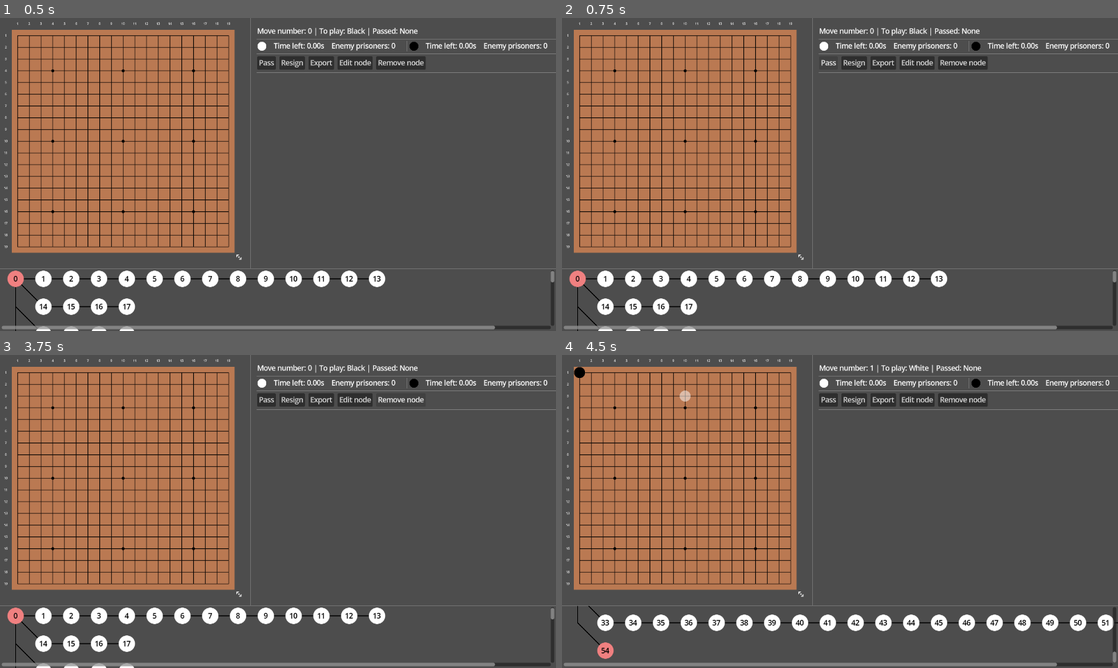
Above: before the commit, frames 1-4 (two rows, left to right).
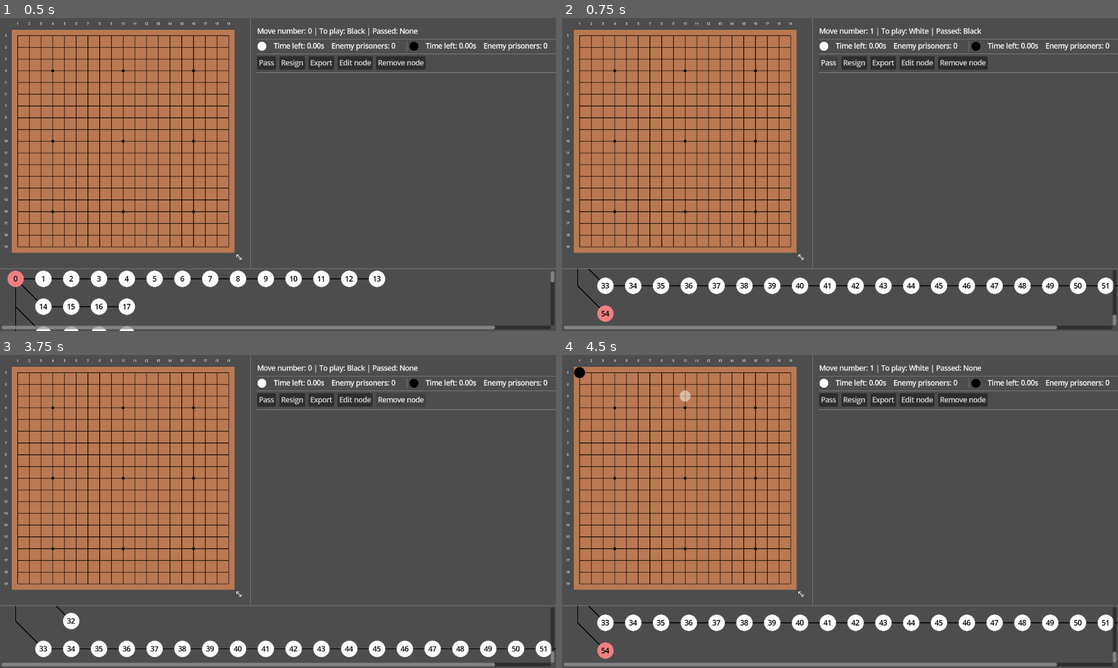
Above: after the commit, the same moments.

Repository: MichalHrbek/gdgo
Game: Godot game, scene res://scenes/main.tscn
The game is run twice, just before and just after one commit, with the same random seed, the same clock (stepped at 60 frames per second) and the same inputs.
Inputs (mouse positions are in pixels of both pictures, inside the frame that each line leads up to):
- Up to frame 1 (0.5 s): no input
- Up to frame 2 (0.75 s): click "Pass" at 0.5 s
- Up to frame 3 (3.75 s): click "Resign" at 1.25 s; click "Export" at 2 s; click "Edit node" at 2.75 s; click "Remove node" at 3.5 s
- Up to frame 4 (4.5 s): tap Enter at 4.25 s; drag from (578, 373) to (895, 442) at 4.27 s

Frame 1 is identical in both runs. In frame 2, 4.2% of the frame differs, in the area x 1-100%, y 3-100%; in frame 3, 4.7%, in the area x 1-100%, y 80-100%; in frame 4, nothing differs.

Commit message:
Fixed regression

Diff:
--- a/scenes/main.tscn
+++ b/scenes/main.tscn
@@ -146,7 +146,7 @@
 script = ExtResource("3_tefeu")
 
 [connection signal="tree_edited" from="CanvasLayer/VBoxContainer/HBoxContainer/MarginContainer/Control/GameBoard" to="CanvasLayer/VBoxContainer/ScrollContainer/SgfTreeVis" method="_on_tree_edited"]
-[connection signal="pressed" from="CanvasLayer/VBoxContainer/HBoxContainer/VBoxContainer/HFlowContainer/Button" to="CanvasLayer/VBoxContainer/HBoxContainer/MarginContainer/Control/GameBoard" method="make_move"]
+[connection signal="pressed" from="CanvasLayer/VBoxContainer/HBoxContainer/VBoxContainer/HFlowContainer/Button" to="CanvasLayer/VBoxContainer/HBoxContainer/MarginContainer/Control/GameBoard" method="make_move" binds= [Vector2i(0, 0)]]
 [connection signal="pressed" from="CanvasLayer/VBoxContainer/HBoxContainer/VBoxContainer/HFlowContainer/Button5" to="CanvasLayer/VBoxContainer/ScrollContainer/SgfTreeVis" method="remove_current_node"]
 [connection signal="state_changed" from="CanvasLayer/VBoxContainer/ScrollContainer/SgfTreeVis" to="CanvasLayer/VBoxContainer/HBoxContainer/VBoxContainer/GameState" method="_on_state_changed"]
 [connection signal="state_changed" from="CanvasLayer/VBoxContainer/ScrollContainer/SgfTreeVis" to="CanvasLayer/VBoxContainer/HBoxContainer/VBoxContainer/HBoxContainer/WhitePlayerInfo" method="_on_state_changed"]
